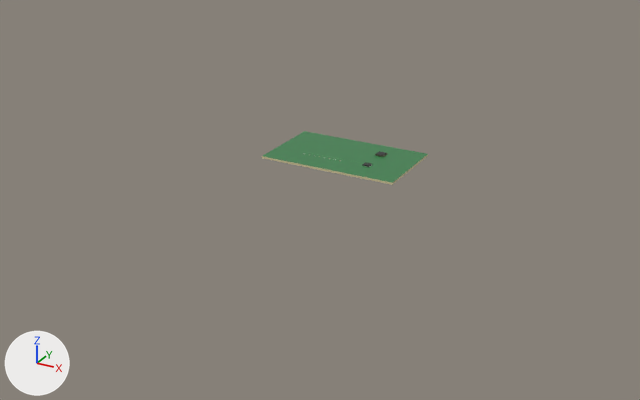
An edit to the glTF model assets/models/board_fixture.gltf, drawn before and after from the same camera.
Both versions are drawn from a 50 mm lens placed at (0.265, -0.519, 0.222), pointed at (-0.01, -0.018, -0.028). Lighting does not change. The marker at lower left points along +X, +Y and +Z. The first picture is the older version. Where no turn or scale is listed for an object, it has been applied to the vertices.

Names of what the first picture shows: 'mask_top' and 1 more.
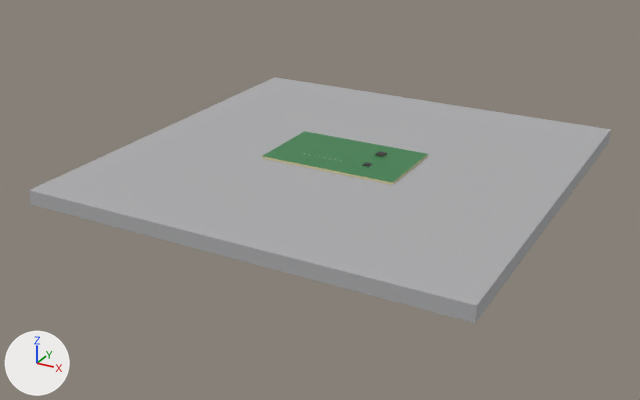
Pixel boxes [x1, y1, x2, y2] of what changed, in the pictures (640 x 400 px):
'table', added
    after: [29, 77, 611, 323]

The change, as a list of edits to the scene's bpy script:
```text
Add mat_board_table:
    mat_board_table = principled_material('board_table')
    mat_board_table.base_color = (0.42, 0.42, 0.43)  # grey #adadaf
    mat_board_table.roughness = 0.8
Add me_board_table_cube:
    me_board_table_cube.from_pydata(...)  # a box spanning x -0.15..0.15, y -0.15..0.15, z -0.005..0.005
    me_board_table_cube.materials.append(mat_board_table)  # grey #adadaf
Add ob_table:
    ob_table = bpy.data.objects.new('table', me_board_table_cube)
    ob_table.location = (0.0, 0.0, -0.005)
```
